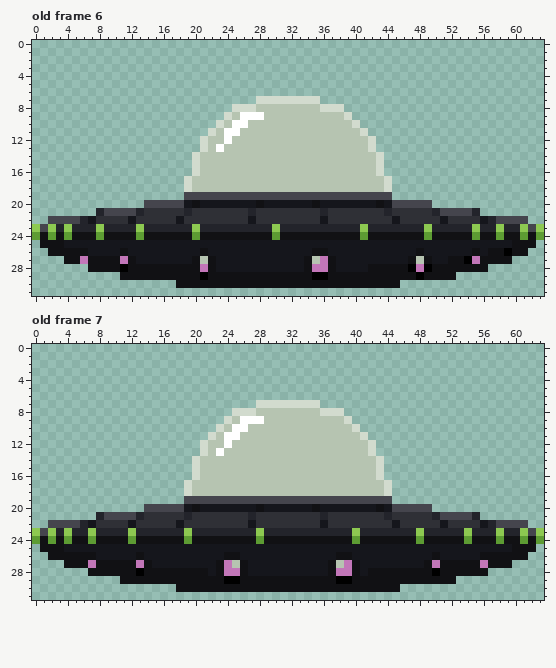
A pixel-art file gets an edit: assets/images/ufo.aseprite. The picture above is the old version.
64x32 pixels, 8 frames. Colours within 5 levels of each other are drawn and written as one. Shown: old frame 6, old frame 7. The commit also changed other frames, which this record leaves out.
After:
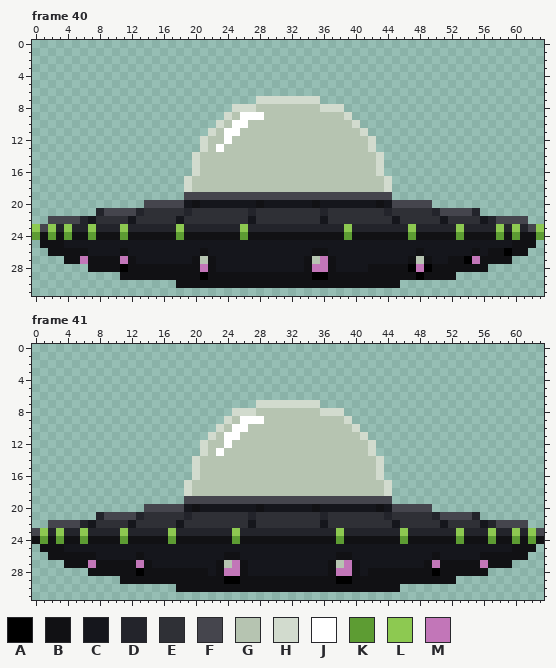
Palette (. is transparent): A #000000  B #111114  C #15161c  D #23242b  E #2f3036  F #45454d  G #b6c4b1  H #d2dbce  J #ffffff  K #5d9c33  L #8dc951  M #c276b8
A new or re-ordered frame is compared with the old frame closest to it.
Diff:
frames 8 -> 64
--- frame 40 is new; against old frame 6, layer "Middle"
@@ x 0..63 @@
 22 ..FFFFDCEEEECEEEEECEEEEEEEECEEEEEEEECEEEEEEEECEEEEECEEEECDFFFF..
-23 LFLDLDDDLDDDDLDDDDDDLDDDDDDDDDLDDDDDDDDDDLDDDDDDDLDDDDDLDDLDDLFL
-24 KBKBKBBBKBBBBKBBBBBBKBBBBBBBBBKBBBBBBBBBBKBBBBBBBKBBBBBKBBKBBKBK
+23 LFLDLDDLDDDLDDDDDDLDDDDDDDLDDDDDDDDDDDDLDDDDDDDLDDDDDLDDDDLDLDFL
+24 KBKBKBBKBBBKBBBBBBKBBBBBBBKBBBBBBBBBBBBKBBBBBBBKBBBBBKBBBBKBKBBK
 25 .BBBCCCCCCCCCCCCCCCCCCCCCCCCCCCCCCCCCCCCCCCCCCCCCCCCCCCCCCCCBBB.
--- frame 41 is new; against old frame 7, layers "Middle", "Bottom"
@@ x 0..63 @@
 22 ..FFFFDCEEEECEEEEECEEEEEEEECEEEEEEEECEEEEEEEECEEEEECEEEECDFFFF..
-23 LFLDLDDLDDDDLDDDDDDLDDDDDDDDLDDDDDDDDDDDLDDDDDDDLDDDDDLDDDLDDLFL
-24 KBKBKBBKBBBBKBBBBBBKBBBBBBBBKBBBBBBBBBBBKBBBBBBBKBBBBBKBBBKBBKBK
+23 FLDLDDLDDDDLDDDDDLDDDDDDDLDDDDDDDDDDDDLDDDDDDDLDDDDDDLDDDLDDLDLF
+24 BKBKBBKBBBBKBBBBBKBBBBBBBKBBBBBBBBBBBBKBBBBBBBKBBBBBBKBBBKBBKBKB
 25 .BBBCCCCCCCCCCCCCCCCCCCCCCCCCCCCCCCCCCCCCCCCCCCCCCCCCCCCCCCCBBB.
 26 ..BBBBBBCCCCCBCCCCCCCCCCBBCCCCCCCCCCCCBBCCCCCCCCCCBCCCCCBBBBBB..
-27 ....BBBMBBBBBMBCCCCCCCCBMGBCCCCCCCCCCBGMBCCCCCCCCBMBBBBBMBBB....
+27 ....BBBMBBBBBMBCCCCCCCCBGMBCCCCCCCCCCBGMBCCCCCCCCBMBBBBBMBBB....
 28 .......BBBBBBABBBBBBBBCBMMBCCCCCCCCCCBMMBCBBBBBBBBABBBBBB.......
